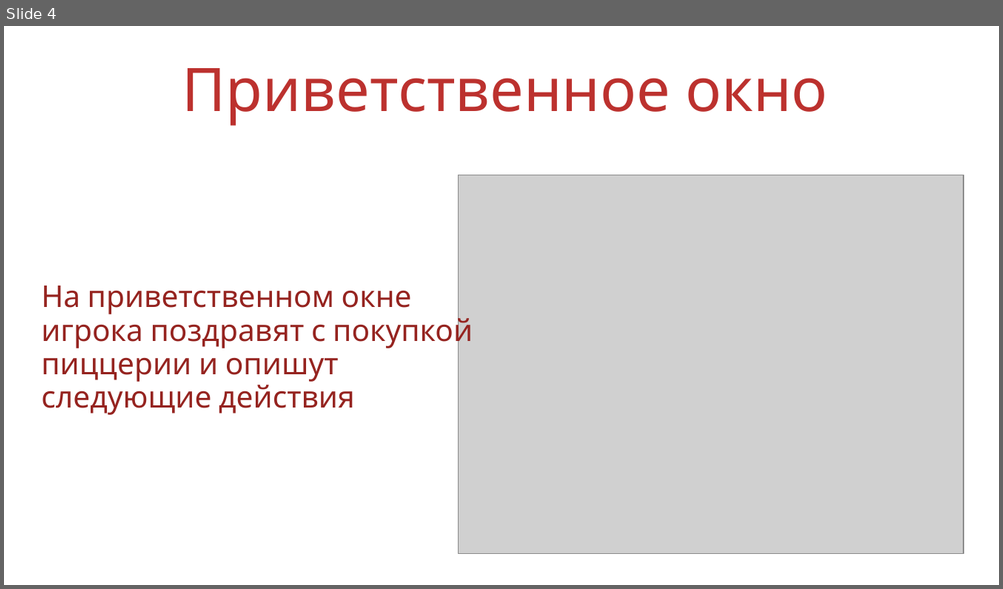
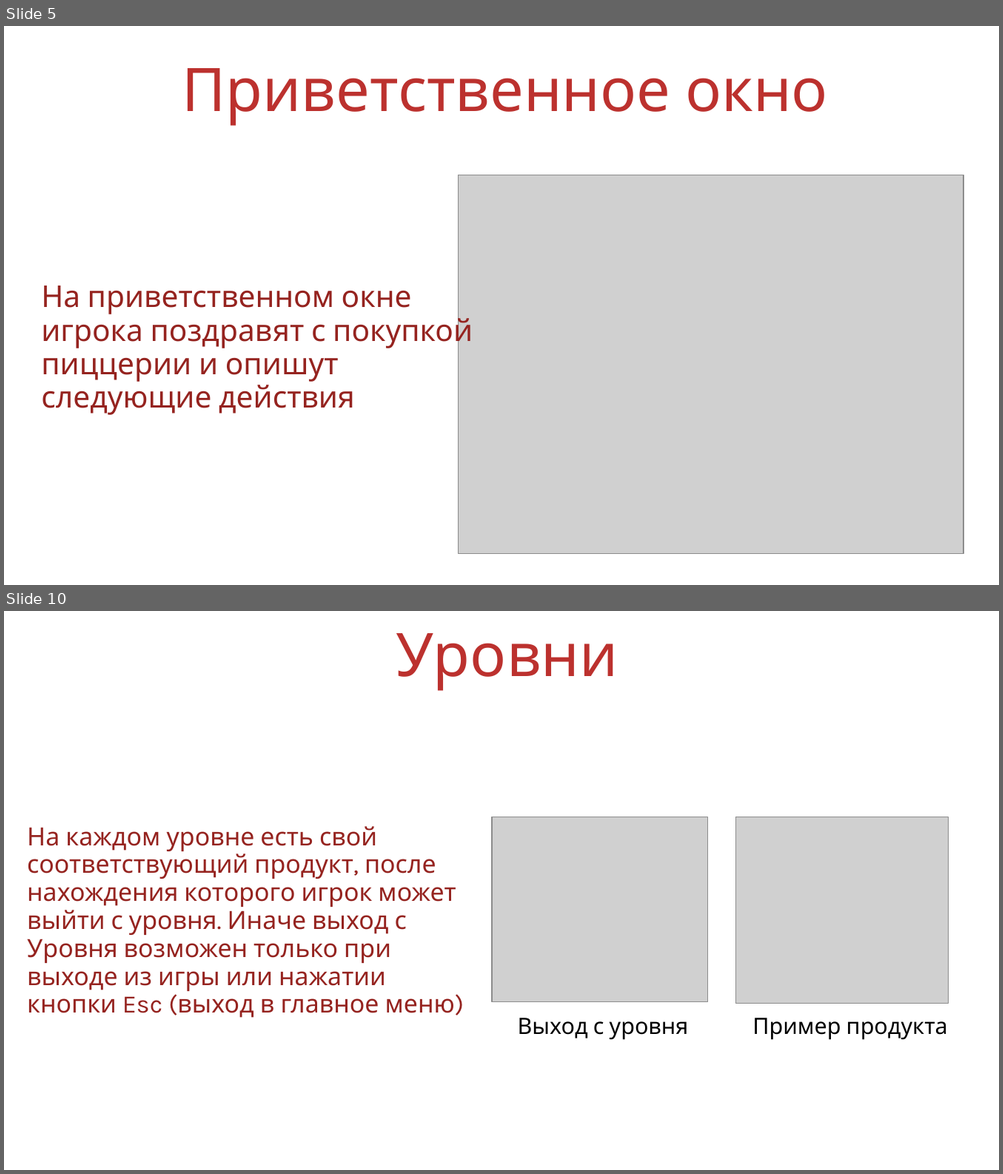
Before and after one commit to KsenyaShestakova/pygame_project, a slide deck: Защита/презентация пицца.ppt. Shown one above the other, each under a label of ours: slide 4 before the commit, slides 5 and 10 after it; the slides between them are not shown. The pictures are 1003x589 and 1003x1174 pixels, drawn with LibreOffice and Linux fonts; fonts in the diff are those of the drawing; grey boxes stand for pictures; background and template pictures are left out. Boxes give left, top, right and bottom in pixels: in the first picture for what was removed or moved away, otherwise in the second. Text is boxed around its words. In the diff, an @@ line names an element or a change of style, - is before the commit and + after.

```diff
--- a/Защита/презентация пицца.ppt
+++ b/Защита/презентация пицца.ppt
@@ slide 10 added at bbox=[4, 611, 999, 1170], background picture (left out) @@
@@ text added at bbox=[395, 633, 618, 691], 48 pt, text #BC312E @@
+Уровни
@@ text added at bbox=[27, 826, 455, 1018], 20 pt, text #95231F @@
+На каждом уровне есть свой
+соответствующий продукт, после
+нахождения которого игрок может
+выйти с уровня. Иначе выход с
+Уровня возможен только при
+выходе из игры или нажатии
+кнопки Esc (выход в главное меню)
@@ picture added at bbox=[492, 817, 708, 1002] @@
@@ picture added at bbox=[736, 817, 948, 1004] @@
@@ text added at bbox=[518, 1018, 948, 1040], 18 pt, text #000000 @@
+Выход с уровня Пример продукта
@@ what was slide 4 is now slide 5 @@
```
Also in this commit, not shown: 3 slides changed, 9 other slides added, 6 other files.
